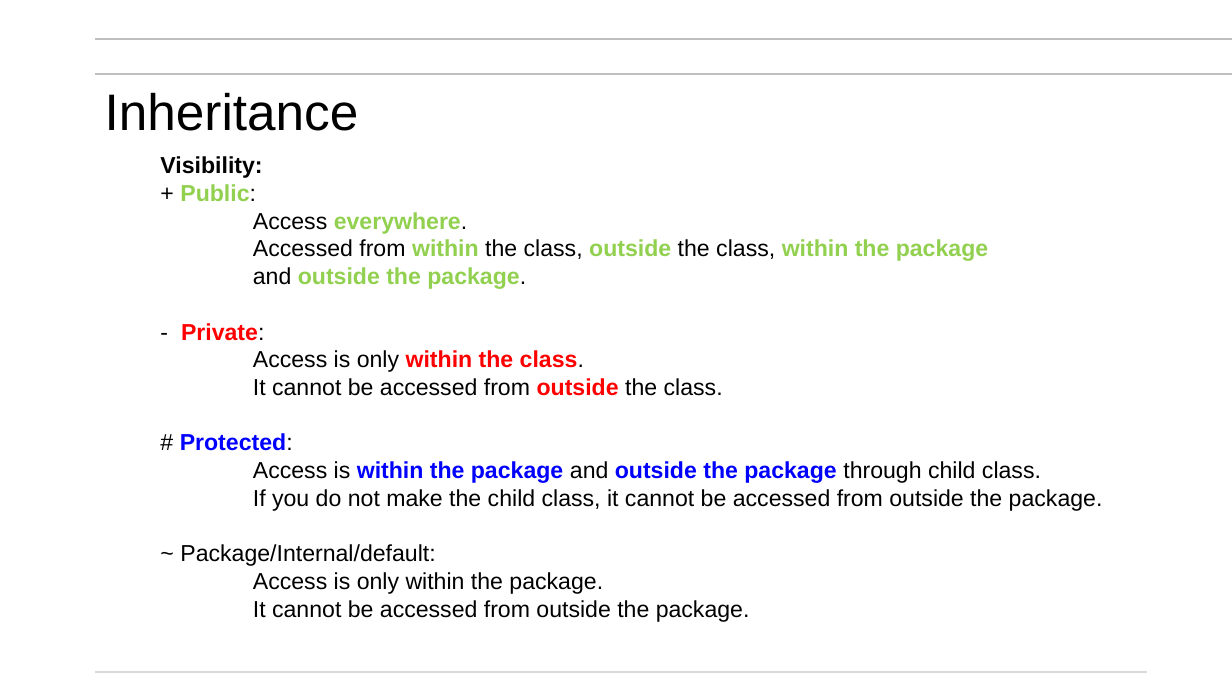
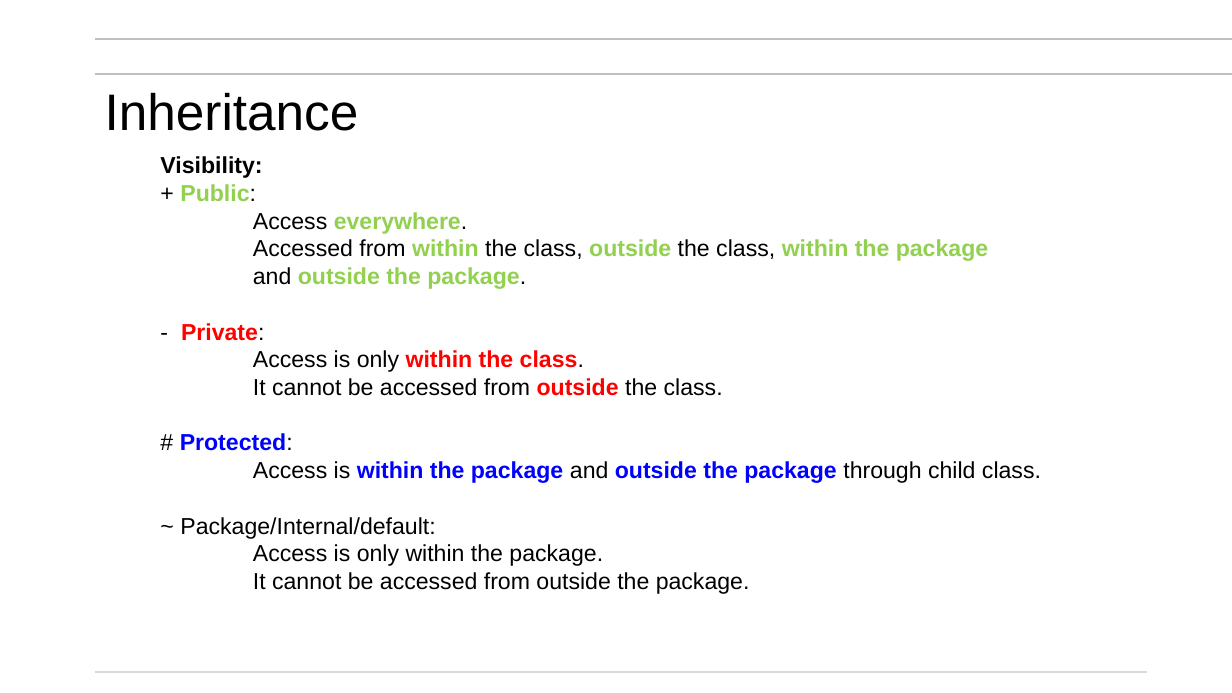
Before and after one commit to mikegrace2/CSEN160-Fall2026-Course-Website, a slide deck: slide 40 of lectures/Week02_ObjectOriented/1_ObjectOriented_V4.pptx (slide 41 before the commit). Drawn at 1232x693 pixels with LibreOffice and Linux fonts; fonts in the diff are those of the drawing; background and template pictures are left out. Boxes give left, top, right and bottom in pixels: in the first picture for what was removed or moved away, otherwise in the second. Text is boxed around its words. In the diff, an @@ line names an element or a change of style, - is before the commit and + after.

```diff
--- a/lectures/Week02_ObjectOriented/1_ObjectOriented_V4.pptx
+++ b/lectures/Week02_ObjectOriented/1_ObjectOriented_V4.pptx
@@ text at bbox=[253, 489, 1103, 511]: paragraph removed @@
-If you do not make the child class, it cannot be accessed from outside the package.
```
Also in this commit, not shown: 9 other slides changed, 1 other file.
